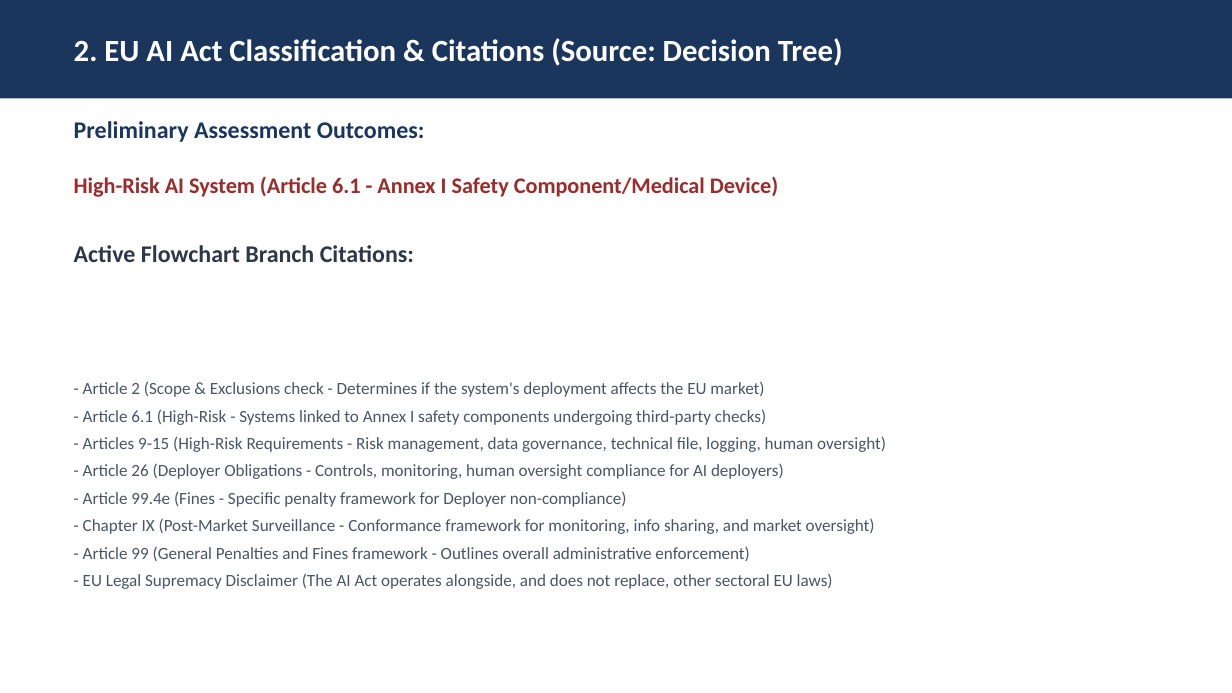
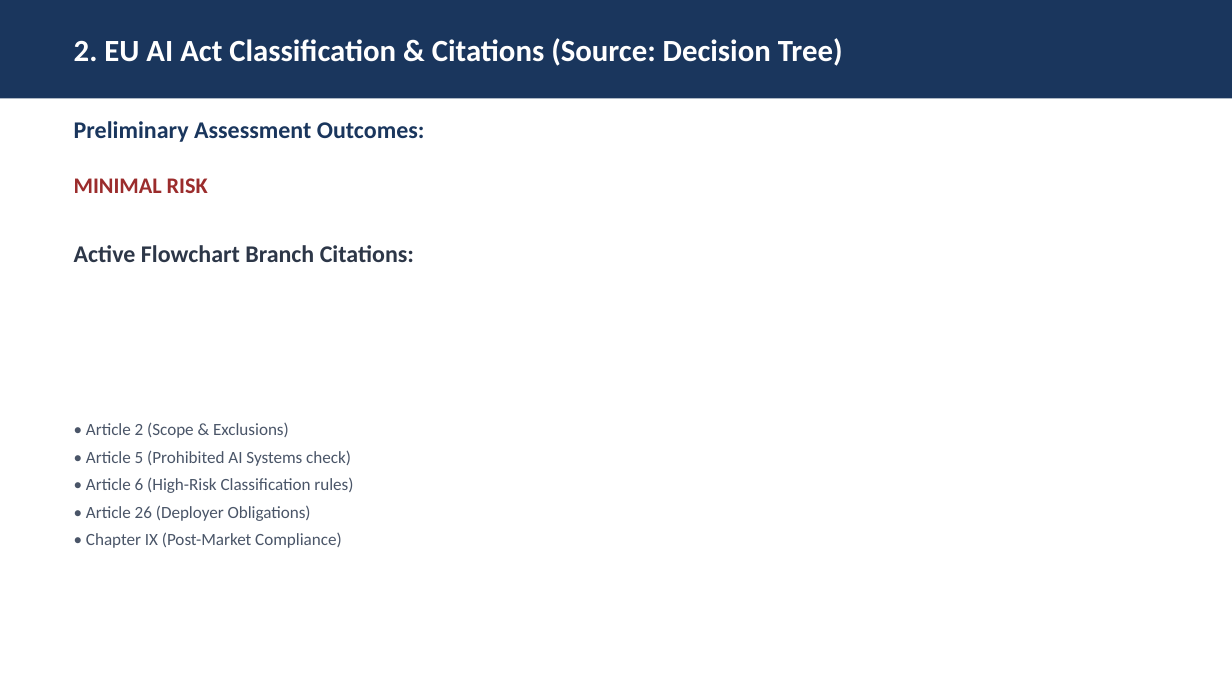
Before and after one commit to tien2108/a4good-hackathon, a slide deck: slide 3 of backend/src/public/exports/briefing-session_default.pptx. Drawn at 1232x693 pixels with LibreOffice and Linux fonts; fonts in the diff are those of the drawing. Boxes give left, top, right and bottom in pixels: in the first picture for what was removed or moved away, otherwise in the second. Text is boxed around its words. In the diff, an @@ line names an element or a change of style, - is before the commit and + after.

```diff
--- a/backend/src/public/exports/briefing-session_default.pptx
+++ b/backend/src/public/exports/briefing-session_default.pptx
@@ text at box(74, 178, 208, 193): text changed @@
-High-Risk AI System (Article 6.1 - Annex I Safety Component/Medical Device)
+MINIMAL RISK
@@ text at box(86, 422, 353, 548): text changed @@
-- Article 2 (Scope & Exclusions check - Determines if the system's deployment affects the EU market)
-- Article 6.1 (High-Risk - Systems linked to Annex I safety components undergoing third-party checks)
-- Articles 9-15 (High-Risk Requirements - Risk management, data governance, technical file, logging, human oversight)
-- Article 26 (Deployer Obligations - Controls, monitoring, human oversight compliance for AI deployers)
-- Article 99.4e (Fines - Specific penalty framework for Deployer non-compliance)
-- Chapter IX (Post-Market Surveillance - Conformance framework for monitoring, info sharing, and market oversight)
-- Article 99 (General Penalties and Fines framework - Outlines overall administrative enforcement)
-- EU Legal Supremacy Disclaimer (The AI Act operates alongside, and does not replace, other sectoral EU laws)
+• Article 2 (Scope & Exclusions)
+• Article 5 (Prohibited AI Systems check)
+• Article 6 (High-Risk Classification rules)
+• Article 26 (Deployer Obligations)
+• Chapter IX (Post-Market Compliance)
```
Also in this commit, not shown: 4 other slides changed, 15 other files.
